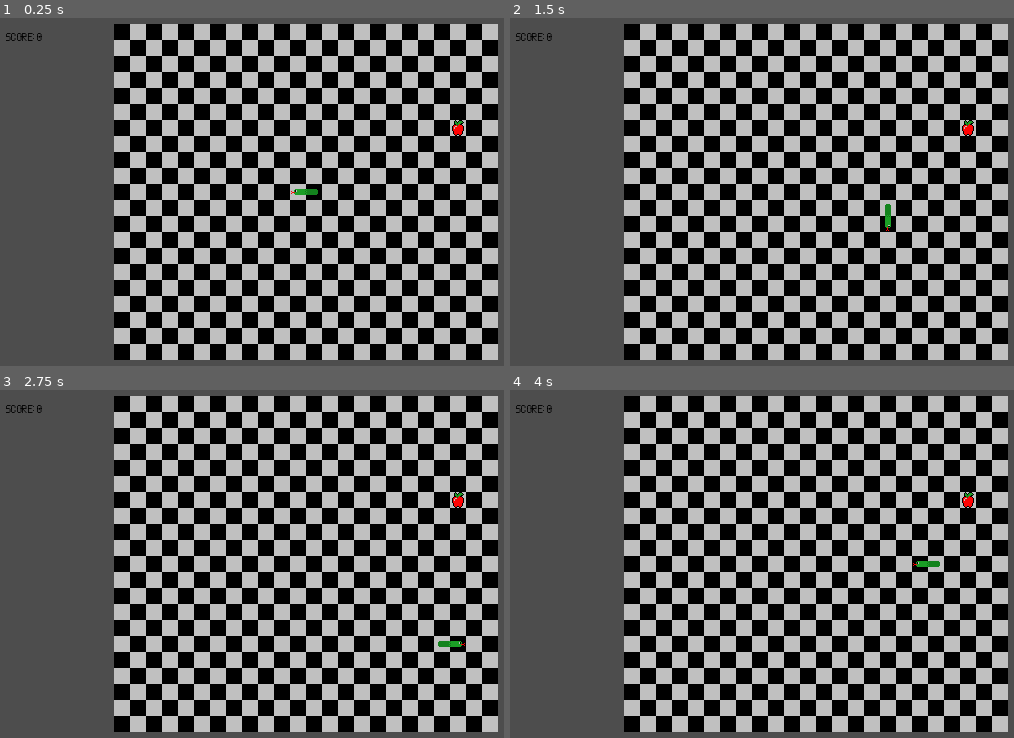
Above: before the commit, frames 1-4 (two rows, left to right).
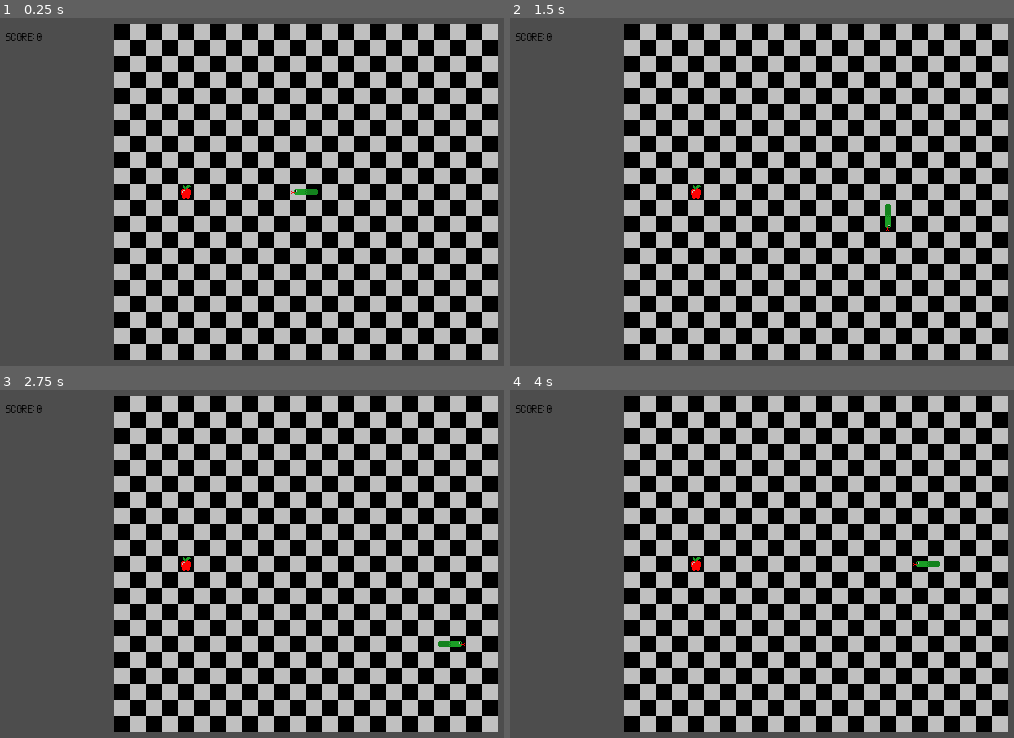
Above: after the commit, the same moments.

Repository: CattacoCattaco/Snake-Reborn
Game: Godot game, scene res://main.tscn
Same seed, same stepped clock (60 frames per second), same inputs: the game is played once before the commit and once after it.
Inputs (mouse positions are in pixels of both pictures, inside the frame that each line leads up to):
- Up to frame 1 (0.25 s): no input
- Up to frame 2 (1.5 s): tap Enter at 0.5 s; move the mouse to (958, 174) at 0.52 s; hold Right (move_right) 0.53-1.28 s; tap Alt at 0.6 s; click (958, 174) at 0.67 s; move the mouse to (686, 209) at 1.27 s; hold Down (move_down) from 1.28 s (still down); tap Shift at 1.35 s
- Up to frame 3 (2.75 s): move the mouse to (367, 483) at 2.02 s; release Down (move_down) at 2.03 s; hold Right (move_right) from 2.03 s (still down); tap Alt at 2.1 s
- Up to frame 4 (4 s): move the mouse to (782, 637) at 2.77 s; release Right (move_right) at 2.78 s; hold Up (move_up) 2.78-3.53 s; tap Shift at 2.85 s; click (782, 637) at 2.92 s; move the mouse to (1008, 619) at 3.52 s; hold Left (move_left) from 3.53 s (still down); tap Alt at 3.6 s

The runs differ from the first frame. In frame 1, 0.1% of the frame differs, in the area x 35-93%, y 29-53%; in frame 2, 0.1%; in frame 3, 0.1%; in frame 4, 0.1%.

Commit message:
Add Death
Now when you try to move somewhere you can't go, you die and get reborn into the next level

Diff:
--- a/main.tscn
+++ b/main.tscn
@@ -1,8 +1,6 @@
 [gd_scene format=3 uid="uid://d0t42184sogyl"]
 
 [ext_resource type="Script" uid="uid://pswl4m5w42xh" path="res://tile_map/snake_tile_map.gd" id="1_ig7tw"]
-[ext_resource type="Texture2D" uid="uid://cxwq4c07qitj1" path="res://tile_map/tile/color_palettes/snake_colors_light.png" id="3_7mycd"]
-[ext_resource type="Texture2D" uid="uid://q5u230761s8o" path="res://tile_map/tile/color_palettes/snake_colors_dark.png" id="4_1bvp3"]
 [ext_resource type="FontFile" uid="uid://bun68qp6shgue" path="res://ui/font/Basic5x9.ttf" id="4_lquwl"]
 
 [sub_resource type="LabelSettings" id="LabelSettings_7mycd"]
@@ -15,8 +13,6 @@
 [node name="SnakeTileMap" type="Node2D" parent="." unique_id=451807890 node_paths=PackedStringArray("score_label")]
 script = ExtResource("1_ig7tw")
 score_label = NodePath("../UI/ScoreLabel")
-light_palette = ExtResource("3_7mycd")
-dark_palette = ExtResource("4_1bvp3")
 
 [node name="UI" type="Control" parent="." unique_id=1593183884]
 custom_minimum_size = Vector2(640, 360)
--- a/tile_map/snake_tile_map.gd
+++ b/tile_map/snake_tile_map.gd
@@ -1,19 +1,25 @@
 class_name SnakeTileMap
 extends Node2D
 
+enum Level {
+	NORMAL,
+	GHOST,
+}
+
 const MOVE_TIME_SECONDS: float = 0.15
 
 @export var score_label: Label
 
-@export var light_palette: Texture2D
-@export var dark_palette: Texture2D
-
 @export var board_size := Vector2i(24, 21)
+
+var level: Level = Level.NORMAL
 
 var move_timer: Timer
 var current_move_dir: Vector2i
 
 var snake: Array[Vector2i]
+var apple: Vector2i
+
 var tiles: Array[Array]
 
 var score: int:
@@ -33,14 +39,13 @@
 			tile.position = pos * 16 + offset
 			tiles[y].append(tile)
 
-			tile.color_palette = light_palette
+			tile.color_palette = get_light_palette()
 			tile.is_light_tile = (x + y) % 2 == 0
 			tile.sprite_coords = Tile.EMPTY
 			tile.fg_sprite.flip_h = false
 			tile.fg_sprite.flip_v = false
 
-	snake = [Vector2i(11, 10), Vector2i(12, 10)]
-	draw_snake()
+	reset_snake()
 
 	place_apple()
 
@@ -75,13 +80,13 @@
 	var new_head: Vector2i = snake[0] + current_move_dir
 
 	if not has_tile(new_head):
-		print("Can't move off board")
+		die()
 		return
 
 	var new_head_tile: Tile = get_tile(new_head)
 
 	if snake[-1] != new_head and new_head_tile.has_snake():
-		print("Can't move into self")
+		die()
 		return
 
 	var ate: bool = new_head_tile.has_apple()
@@ -93,7 +98,7 @@
 	for i in range(len(snake) - 1, 0, -1):
 		snake[i] = snake[i - 1]
 		var tile: Tile = get_tile(snake[i])
-		tile.color_palette = light_palette if tile.color_palette == dark_palette else dark_palette
+		tile.color_palette = get_light_palette() if i % 2 == 0 else get_dark_palette()
 
 	snake[0] = new_head
 	if ate:
@@ -107,6 +112,25 @@
 	draw_tail(len(snake) % 2 == 1)
 
 	reset_move_timer()
+
+
+func die() -> void:
+	match level:
+		Level.NORMAL:
+			level = Level.GHOST
+		Level.GHOST:
+			level = Level.NORMAL
+			score = 0
+
+	move_timer.stop()
+	clear_board()
+	reset_snake()
+	place_apple()
+
+
+func reset_snake() -> void:
+	snake = [Vector2i(11, 10), Vector2i(12, 10)]
+	draw_snake()
 
 
 func draw_snake() -> void:
@@ -162,16 +186,28 @@
 
 
 func place_apple() -> void:
+	apple = get_random_empty_tile()
+	set_tile(apple, Tile.APPLE, true, false, false)
+
+
+func get_random_empty_tile() -> Vector2i:
 	var pos: Vector2i
 
 	pos.x = randi_range(0, board_size.x - 1)
 	pos.y = randi_range(0, board_size.y - 1)
 
-	while get_tile(pos).has_snake():
+	while get_tile(pos).has_snake() or pos == apple:
 		pos.x = randi_range(0, board_size.x - 1)
 		pos.y = randi_range(0, board_size.y - 1)
 
-	set_tile(pos, Tile.APPLE, true, false, false)
+	return pos
+
+
+func clear_board() -> void:
+	for y in range(board_size.y):
+		for x in range(board_size.x):
+			clear_tile(Vector2i(x, y))
+	snake = []
 
 
 func clear_tile(pos: Vector2i) -> void:
@@ -181,7 +217,7 @@
 func set_tile(pos: Vector2i, sprite_coords: Vector2i, is_light: bool, flip_h: bool, flip_v: bool
 		) -> void:
 	var tile := get_tile(pos)
-	tile.color_palette = light_palette if is_light else dark_palette
+	tile.color_palette = get_light_palette() if is_light else get_dark_palette()
 	tile.sprite_coords = sprite_coords
 	tile.fg_sprite.flip_h = flip_h
 	tile.fg_sprite.flip_v = flip_v
@@ -197,3 +233,23 @@
 
 func get_tile(pos: Vector2i) -> Tile:
 	return tiles[pos.y][pos.x]
+
+
+func get_light_palette() -> Texture2D:
+	match level:
+		Level.NORMAL:
+			return preload("res://tile_map/tile/color_palettes/snake_colors_light.png")
+		Level.GHOST:
+			return preload("res://tile_map/tile/color_palettes/snake_colors_ghost.png")
+
+	return preload("res://tile_map/tile/color_palettes/snake_colors_light.png")
+
+
+func get_dark_palette() -> Texture2D:
+	match level:
+		Level.NORMAL:
+			return preload("res://tile_map/tile/color_palettes/snake_colors_dark.png")
+		Level.GHOST:
+			return preload("res://tile_map/tile/color_palettes/snake_colors_ghost.png")
+
+	return preload("res://tile_map/tile/color_palettes/snake_colors_dark.png")
Binary file added: tile_map/tile/color_palettes/fire_colors.png
Not shown, added: tile_map/tile/color_palettes/fire_colors.png.import
Binary file added: tile_map/tile/color_palettes/snake_colors_ghost.png
Not shown, added: tile_map/tile/color_palettes/snake_colors_ghost.png.import
